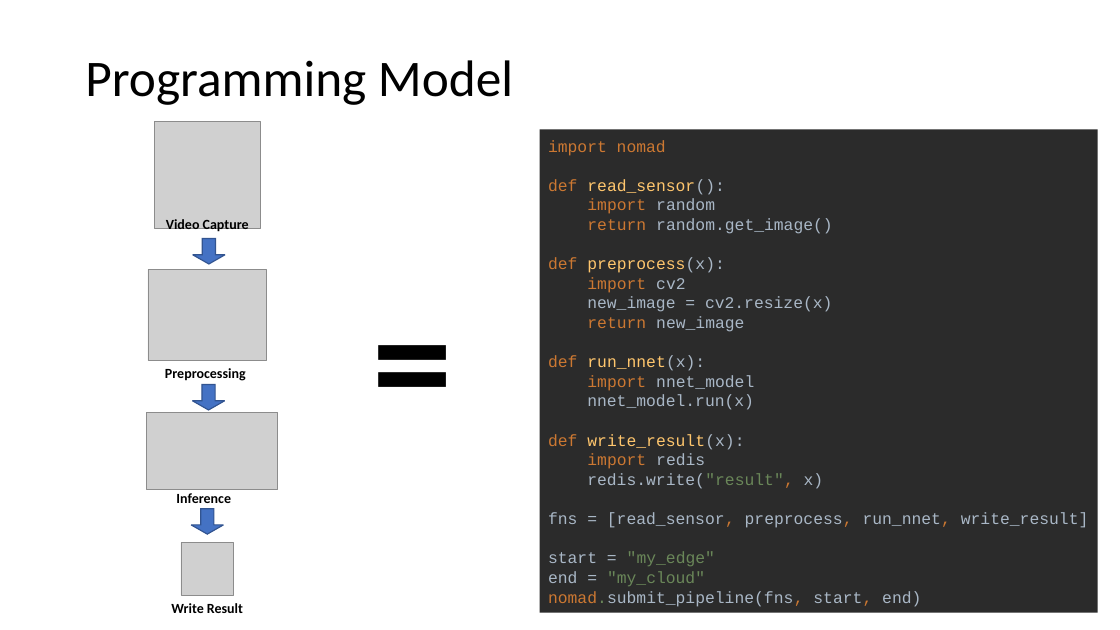
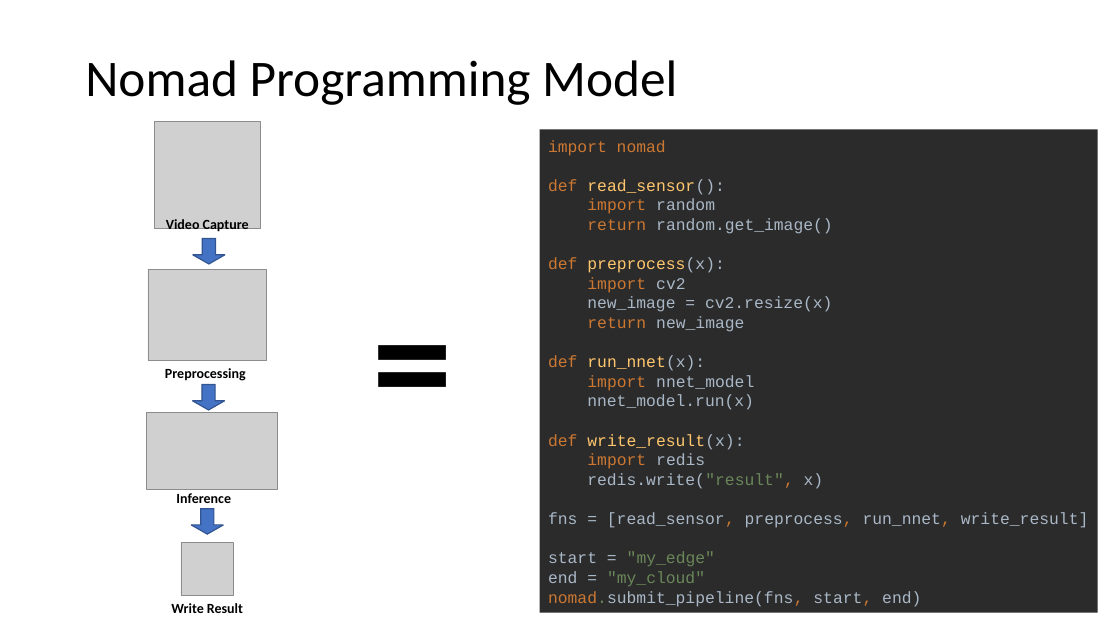
Before and after one commit to romilbhardwaj/nomad, a slide deck: slide 7 of tutorial/Nomad Bootcamp.pptx (slide 8 before the commit). Drawn at 1120x630 pixels with LibreOffice and Linux fonts; fonts in the diff are those of the drawing; grey boxes stand for pictures. Boxes give left, top, right and bottom in pixels: in the first picture for what was removed or moved away, otherwise in the second. Text is boxed around its words. In the diff, an @@ line names an element or a change of style, - is before the commit and + after.

```diff
--- a/tutorial/Nomad Bootcamp.pptx
+++ b/tutorial/Nomad Bootcamp.pptx
@@ title at box(85, 60, 677, 105): text changed @@
-Programming Model
+Nomad Programming Model
```
Also in this commit, not shown: 3 other slides changed, 4 slides added, 2 slides removed, 10 other files.
